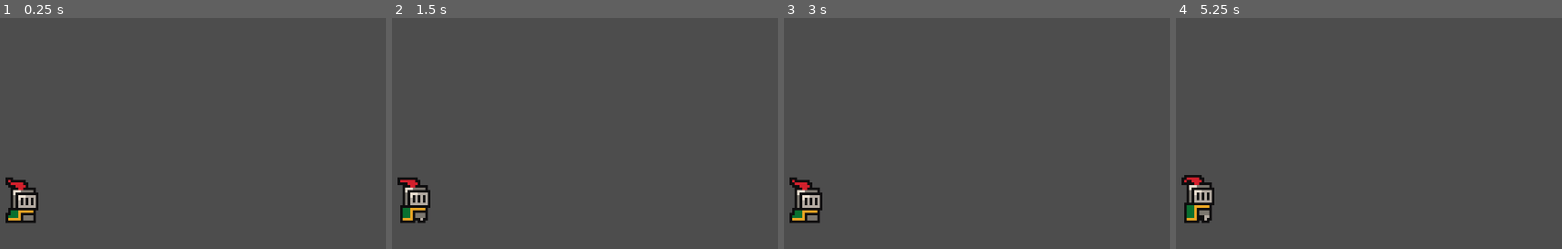
Above: before the commit, frames 1-4 (left to right).
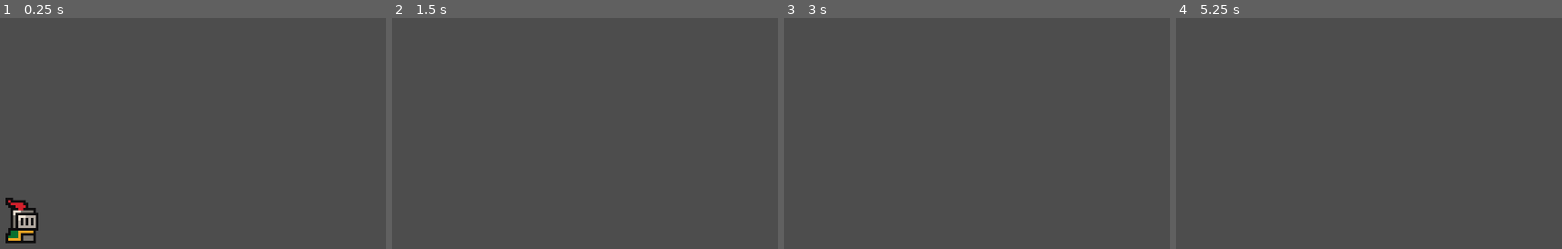
Above: after the commit, the same moments.

Repository: MahsaBazzaz/hello_godot
Game: Godot game, scene res://Scenes/game.tscn
The game is run twice, just before and just after one commit, with the same random seed, the same clock (stepped at 60 frames per second) and the same inputs.
Inputs:
- Up to frame 1 (0.25 s): no input
- Up to frame 2 (1.5 s): tap Enter (ui_accept) at 0.5, 0.6, 0.77, 1.07, 1.35 s; hold Right (ui_right) from 0.53 s (still down)
- Up to frame 3 (3 s): tap Enter (ui_accept) at 1.52, 1.82, 2.1, 2.75, 2.85 s; release Right (ui_right) at 2.03 s; hold Left (ui_left) 2.03-2.78 s; hold Right (ui_right) from 2.78 s (still down)
- Up to frame 4 (5.25 s): tap Enter (ui_accept) at 3.02, 3.32, 3.6, 3.77, 4.07, 4.35, 4.52, 4.82, 5.1 s; release Right (ui_right) at 4.28 s; hold Left (ui_left) 4.28-5.03 s; hold Right (ui_right) from 5.03 s (still down)

The runs differ from the first frame. In frame 1, 1.9% of the frame differs, in the area x 1-10%, y 69-98%; in frame 2, 1.3%; in frame 3, 1.3%; in frame 4, 1.4%.

Commit message:
basic player movement

Diff:
--- a/Scenes/game.tscn
+++ b/Scenes/game.tscn
@@ -1,6 +1,8 @@
-[gd_scene load_steps=2 format=3 uid="uid://c28jdbgwd2jyb"]
+[gd_scene load_steps=3 format=3 uid="uid://c28jdbgwd2jyb"]
 
 [ext_resource type="PackedScene" uid="uid://dqao44ob807ml" path="res://Scenes/player.tscn" id="1_cthtt"]
+
+[sub_resource type="WorldBoundaryShape2D" id="WorldBoundaryShape2D_1jdsx"]
 
 [node name="Game" type="Node2D"]
 
@@ -8,3 +10,9 @@
 
 [node name="Camera2D" type="Camera2D" parent="."]
 zoom = Vector2(4, 4)
+
+[node name="StaticBody2D" type="StaticBody2D" parent="."]
+position = Vector2(0, 7)
+
+[node name="CollisionShape2D" type="CollisionShape2D" parent="StaticBody2D"]
+shape = SubResource("WorldBoundaryShape2D_1jdsx")
--- a/Scenes/player.tscn
+++ b/Scenes/player.tscn
@@ -1,5 +1,6 @@
-[gd_scene load_steps=8 format=3 uid="uid://dqao44ob807ml"]
+[gd_scene load_steps=9 format=3 uid="uid://dqao44ob807ml"]
 
+[ext_resource type="Script" path="res://Scripts/player.gd" id="1_odprr"]
 [ext_resource type="Texture2D" uid="uid://ukklv8wad5fh" path="res://Assets/sprites/knight.png" id="1_qxe0x"]
 
 [sub_resource type="AtlasTexture" id="AtlasTexture_lmehy"]
@@ -42,6 +43,7 @@
 radius = 5.0
 
 [node name="Player" type="CharacterBody2D"]
+script = ExtResource("1_odprr")
 
 [node name="AnimatedSprite2D" type="AnimatedSprite2D" parent="."]
 position = Vector2(0, -12)
--- /dev/null
+++ b/Scripts/player.gd
@@ -0,0 +1,25 @@
+extends CharacterBody2D
+
+
+const SPEED = 300.0
+const JUMP_VELOCITY = -400.0
+
+
+func _physics_process(delta: float) -> void:
+	# Add the gravity.
+	if not is_on_floor():
+		velocity += get_gravity() * delta
+
+	# Handle jump.
+	if Input.is_action_just_pressed("ui_accept") and is_on_floor():
+		velocity.y = JUMP_VELOCITY
+
+	# Get the input direction and handle the movement/deceleration.
+	# As good practice, you should replace UI actions with custom gameplay actions.
+	var direction := Input.get_axis("ui_left", "ui_right")
+	if direction:
+		velocity.x = direction * SPEED
+	else:
+		velocity.x = move_toward(velocity.x, 0, SPEED)
+
+	move_and_slide()
